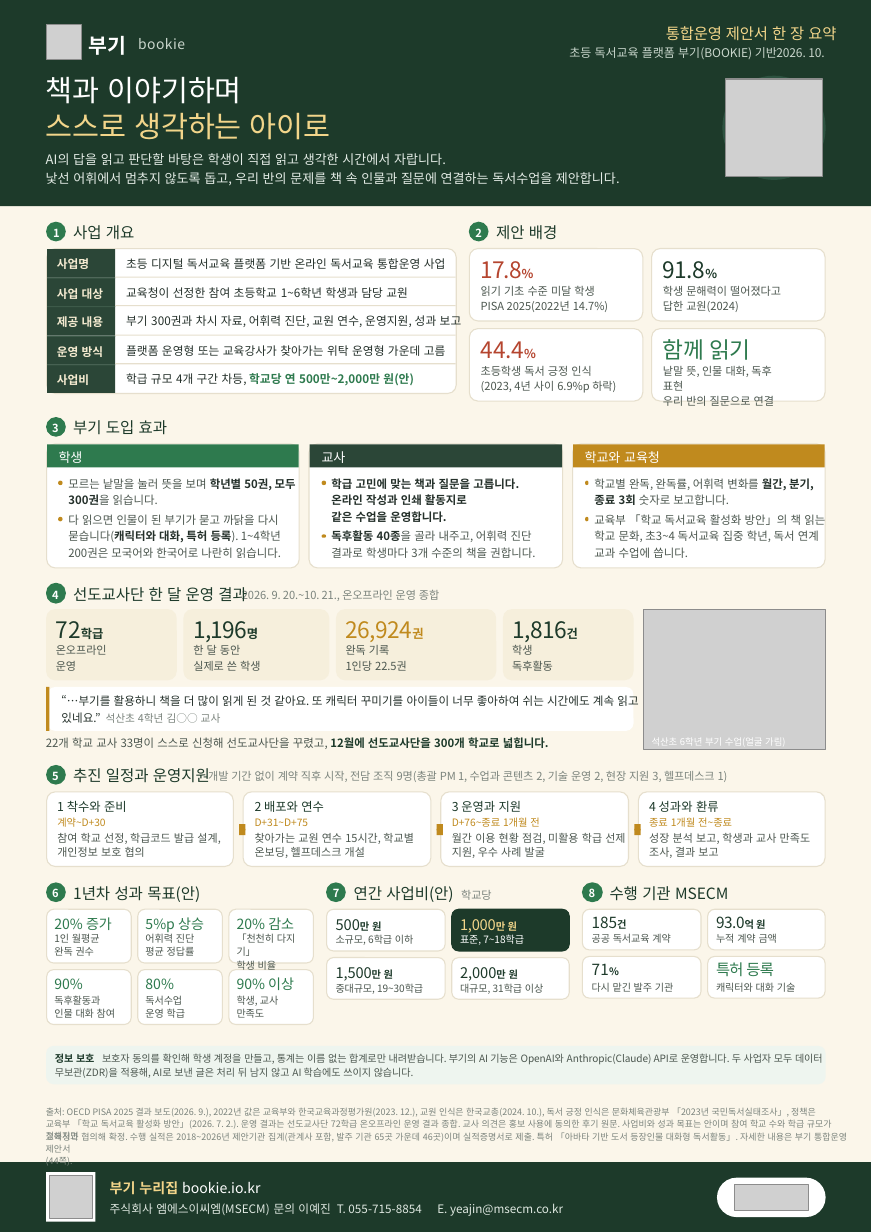
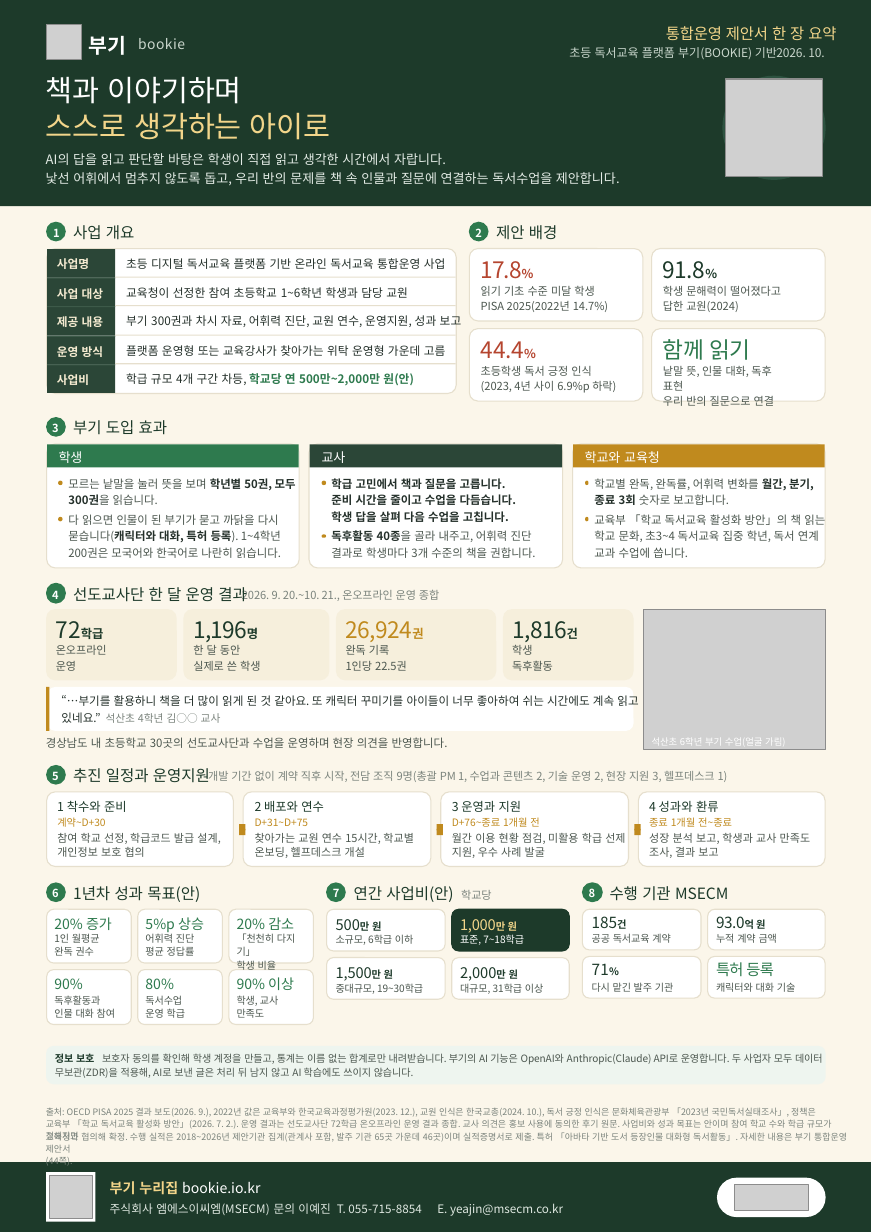
Before and after one commit to legoschool/bookie-test, a slide deck: slide 1 of promo/dl/proposal/bookie-proposal-summary-1p.pptx. Drawn at 871x1232 pixels with LibreOffice and Linux fonts; fonts in the diff are those of the drawing; grey boxes stand for pictures. Boxes give left, top, right and bottom in pixels: in the first picture for what was removed or moved away, otherwise in the second. Text is boxed around its words. In the diff, an @@ line names an element or a change of style, - is before the commit and + after.

```diff
--- a/promo/dl/proposal/bookie-proposal-summary-1p.pptx
+++ b/promo/dl/proposal/bookie-proposal-summary-1p.pptx
@@ text at box(331, 478, 516, 522): text changed @@
-학급 고민에 맞는 책과 질문을 고릅니다.
-온라인 작성과 인쇄 활동지로
-같은 수업을 운영합니다.
+학급 고민에서 책과 질문을 고릅니다.
+준비 시간을 줄이고 수업을 다듬습니다.
+학생 답을 살펴 다음 수업을 고칩니다.
@@ text at box(46, 737, 448, 748): text changed @@
-22개 학교 교사 33명이 스스로 신청해 선도교사단을 꾸렸고, 12월에 선도교사단을 300개 학교로 넓힙니다.
+경상남도 내 초등학교 30곳의 선도교사단과 수업을 운영하며 현장 의견을 반영합니다.
```
Also in this commit, not shown: 37 other files.
